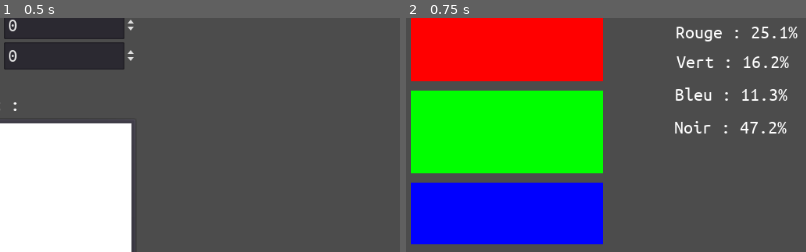
Above: before the commit, frames 1-2 (left to right).
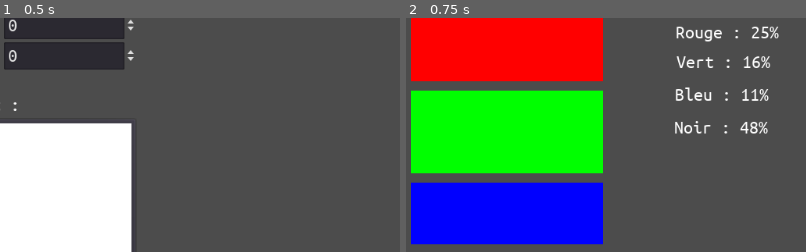
Above: after the commit, the same moments.

Repository: EnseignantGolfouse/Melange-de-couleurs
Game: Godot game, scene res://Main.tscn
Two runs of this game, one before a commit and one after it. Both use one fixed random seed, a clock stepped at 60 frames per second and the inputs below.
Inputs:
- Up to frame 1 (0.5 s): no input
- Up to frame 2 (0.75 s): click "Proportions" at 0.5 s
The pictures show only the part of the screen within x 9-59%, y 14-64%; the shares and areas given below are measured in that part.

Frame 1 is identical in both runs. In frame 2, 0.9% of the frame differs, in the area x 86-98%, y 3-50%.

Commit message:
Meilleurs pourcentages

Diff:
--- a/Proportions/Proportions.gd
+++ b/Proportions/Proportions.gd
@@ -40,10 +40,14 @@
 	$ColorResult.color = Color(self.red_percent*3, self.green_percent*3, self.blue_percent*3, 1.0)
 
 func update_labels():
-	$RedQuantity.text = "Rouge : " + str(floor(self.red_percent * 1000) / 10) + "%"
-	$GreenQuantity.text = "Vert : " + str(floor(self.green_percent * 1000) / 10) + "%"
-	$BlueQuantity.text = "Bleu : " + str(floor(self.blue_percent * 1000) / 10) + "%"
-	$BlackQuantity.text = "Noir : " + str(floor(self.black_percent * 1000) / 10) + "%"
+	var red_percent_approx = int(self.red_percent * 100)
+	var green_percent_approx = int(self.green_percent * 100)
+	var blue_percent_approx = int(self.blue_percent * 100)
+	var black_percent_approx = 100 - red_percent_approx - blue_percent_approx - green_percent_approx
+	$RedQuantity.text = "Rouge : " + str(red_percent_approx) + "%"
+	$GreenQuantity.text = "Vert : " + str(green_percent_approx) + "%"
+	$BlueQuantity.text = "Bleu : " + str(blue_percent_approx) + "%"
+	$BlackQuantity.text = "Noir : " + str(black_percent_approx) + "%"
 
 
 func _on_Silo1_dragged(offset: int):
--- a/Proportions/Proportions.tscn
+++ b/Proportions/Proportions.tscn
@@ -36,7 +36,7 @@
 
 [node name="Green" type="ColorRect" parent="Silo1/Silo2"]
 margin_right = 246.0
-margin_bottom = 90.0
+margin_bottom = 89.0
 size_flags_vertical = 3
 color = Color( 0, 1, 0, 1 )
 __meta__ = {
@@ -44,7 +44,7 @@
 }
 
 [node name="Silo3" type="VSplitContainer" parent="Silo1/Silo2"]
-margin_top = 102.0
+margin_top = 101.0
 margin_right = 246.0
 margin_bottom = 192.0
 size_flags_vertical = 3
@@ -58,7 +58,7 @@
 [node name="Black" type="ColorRect" parent="Silo1/Silo2/Silo3"]
 margin_top = 51.0
 margin_right = 246.0
-margin_bottom = 90.0
+margin_bottom = 90.9999
 size_flags_vertical = 3
 color = Color( 0, 0, 0, 1 )
 
